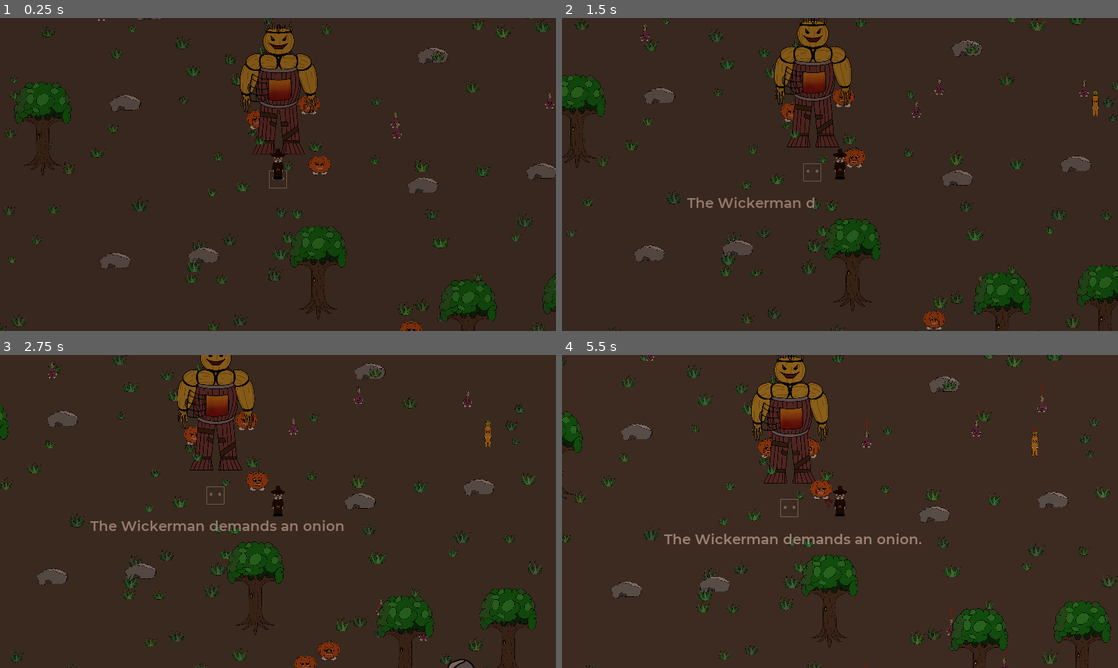
Above: before the commit, frames 1-4 (two rows, left to right).
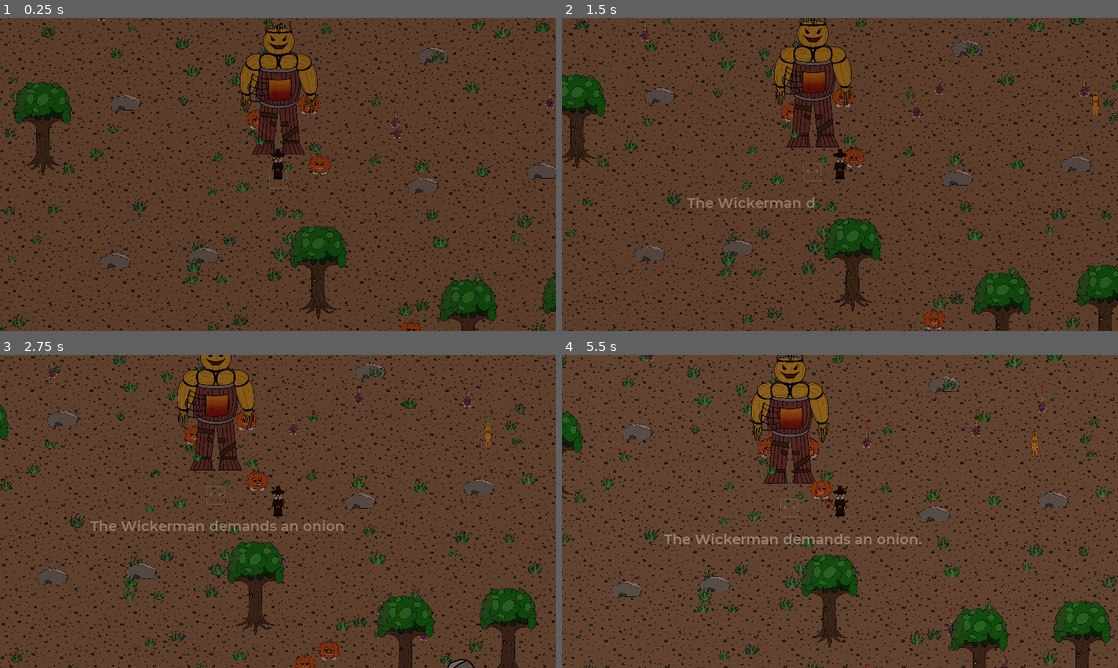
Above: after the commit, the same moments.

Repository: Ivorforce/Wickerman
Game: Godot game, scene res://Levels/Main.tscn
Same seed, same stepped clock (60 frames per second), same inputs: the game is played once before the commit and once after it. This scene is started directly instead of the project's main scene.
Inputs:
- Up to frame 1 (0.25 s): no input
- Up to frame 2 (1.5 s): tap Enter (action) at 0.5, 0.6 s; hold Right (right) 0.53-1.28 s; hold Down (down) from 1.28 s (still down); tap Space (attack) at 1.35 s
- Up to frame 3 (2.75 s): release Down (down) at 2.03 s; hold Right (right) from 2.03 s (still down); tap Enter (action) at 2.1 s
- Up to frame 4 (5.5 s): release Right (right) at 2.78 s; hold Up (up) 2.78-3.53 s; tap Space (attack) at 2.85, 4.35 s; hold A (left) 3.53-5.03 s; tap Enter (action) at 3.6, 5.1 s; hold Down (down) from 5.03 s (still down)

The runs differ from the first frame. In frame 1, 84% of the frame differs, in the area x 0-100%, y 0-100%; in frame 2, 83%; in frame 3, 84%; in frame 4, 85%.

Commit message:
Change the floor.

Diff:
--- a/Levels/Level1.tscn
+++ b/Levels/Level1.tscn
@@ -1,6 +1,6 @@
 [gd_scene load_steps=9 format=2]
 
-[ext_resource path="res://Levels/Level1.svg" type="Texture" id=1]
+[ext_resource path="res://Scenery/Foliage/Floor.png" type="Texture" id=1]
 [ext_resource path="res://Actors/Wickerman/Wickerman.tscn" type="PackedScene" id=2]
 [ext_resource path="res://Actors/Wickerman/SacrificeSlot.tscn" type="PackedScene" id=3]
 [ext_resource path="res://Actors/Wickerman/WickermanDemandSpeech.tscn" type="PackedScene" id=4]
@@ -12,9 +12,14 @@
 [node name="Level1" type="Node2D"]
 script = ExtResource( 5 )
 
-[node name="Background" type="Sprite" parent="."]
-scale = Vector2( 5, 5 )
+[node name="Background" type="TextureRect" parent="."]
+margin_left = -2090.0
+margin_top = -2094.0
+margin_right = 39810.0
+margin_bottom = 39736.0
+rect_scale = Vector2( 0.1, 0.1 )
 texture = ExtResource( 1 )
+stretch_mode = 2
 
 [node name="Floor" type="Node2D" parent="."]
 
Binary file added: Scenery/Foliage/Floor.png
Not shown, added: Scenery/Foliage/Floor.png.import
